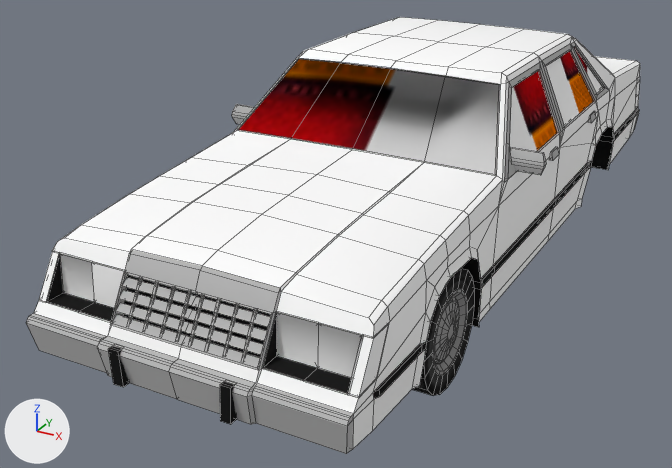
What one commit did to the Blender file Assets/Models/Cars/Ford LTD/Ford.blend.
The view is the same before and after, from a camera (50 mm lens) standing at (2.08, -4.56, 1.78) and looking at (-0.39, -0.07, -0.47). Lighting does not change. The marker at lower left points along +X, +Y and +Z. Mesh edges are drawn as thin lines.

Objects in the first picture: 'Body', 'WheelL'.
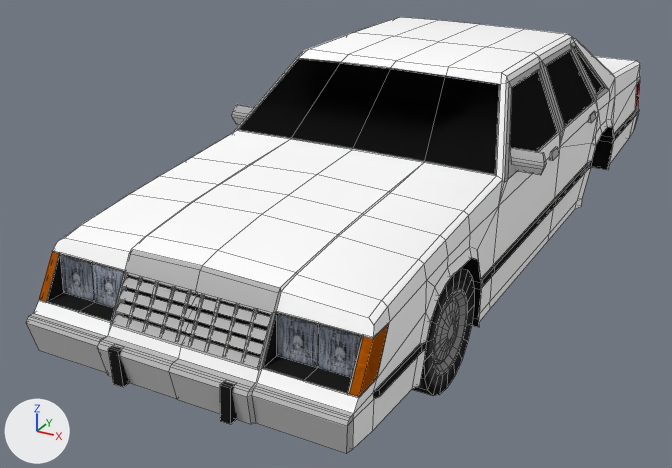
Boxes (x1, y1, x2, y2) around the edits, measured in the pictures (672 x 468 px):
part 1 of me_body, recoloured
    both: (239, 48, 603, 174)
part 2 of me_body, recoloured
    both: (635, 80, 640, 110)
part 3 of me_body, recoloured
    both: (39, 252, 388, 397)

The change, as a list of edits to the scene's bpy script:
```text
Add img_glasses_png:
    img_glasses_png = load_image('glasses.png', '../../../Textures/Car/glasses.png', 1024, 1024, 'sRGB')
Add mat_glasses:
    mat_glasses = principled_material('glasses')
    mat_glasses.texture = img_glasses_png
    mat_glasses.specular_ior_level = 0.0
Change me_body:
    where me_body.from_pydata(...)  # 1257 vertices, 1208 faces; spans x -0.88..0.98, y -2.78..2.08, z -0.51..0.61
    used by ob_body; location = (0.0, 0.0, 0.0); rotation_euler = (0.0, -25.13, 3.142), in degrees (0, 0, 180)
    me_body part 1: 14 of the faces centred in x -0.66..0.75, y -1.58..0.29, z 0.34..0.41 switch from mat_body (picture img_body_png) to mat_glasses (picture img_glasses_png)
    me_body part 2: 12 of the faces centred in x -0.75..0.85, y -2.68..-2.59, z -0.16..-0.05 switch from mat_body (picture img_body_png) to mat_glasses (picture img_glasses_png)
    me_body part 3: 8 of the faces centred in x -0.75..0.85, y 1.84..1.91, z -0.06 switch from mat_body (picture img_body_png) to mat_glasses (picture img_glasses_png)
```
